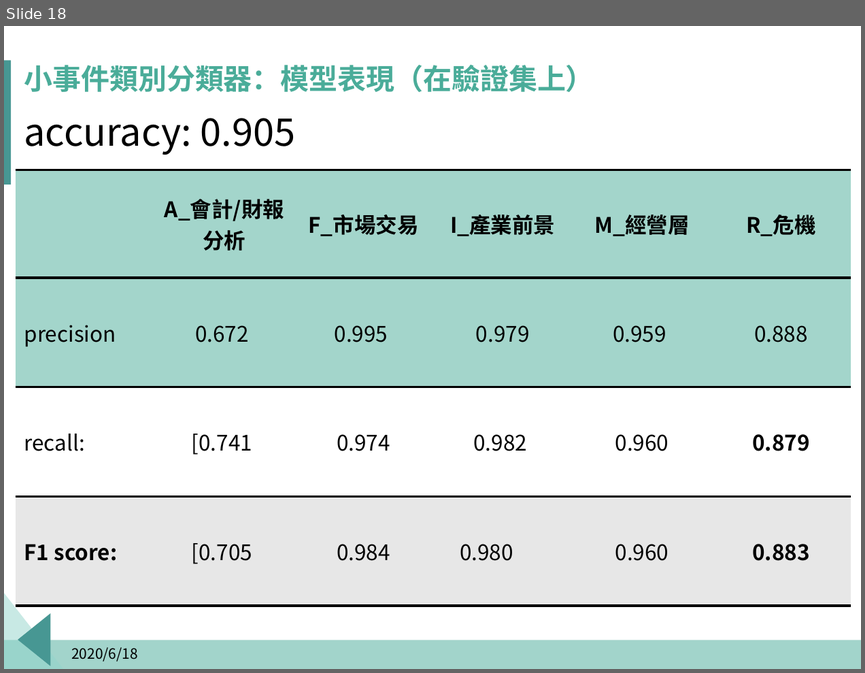
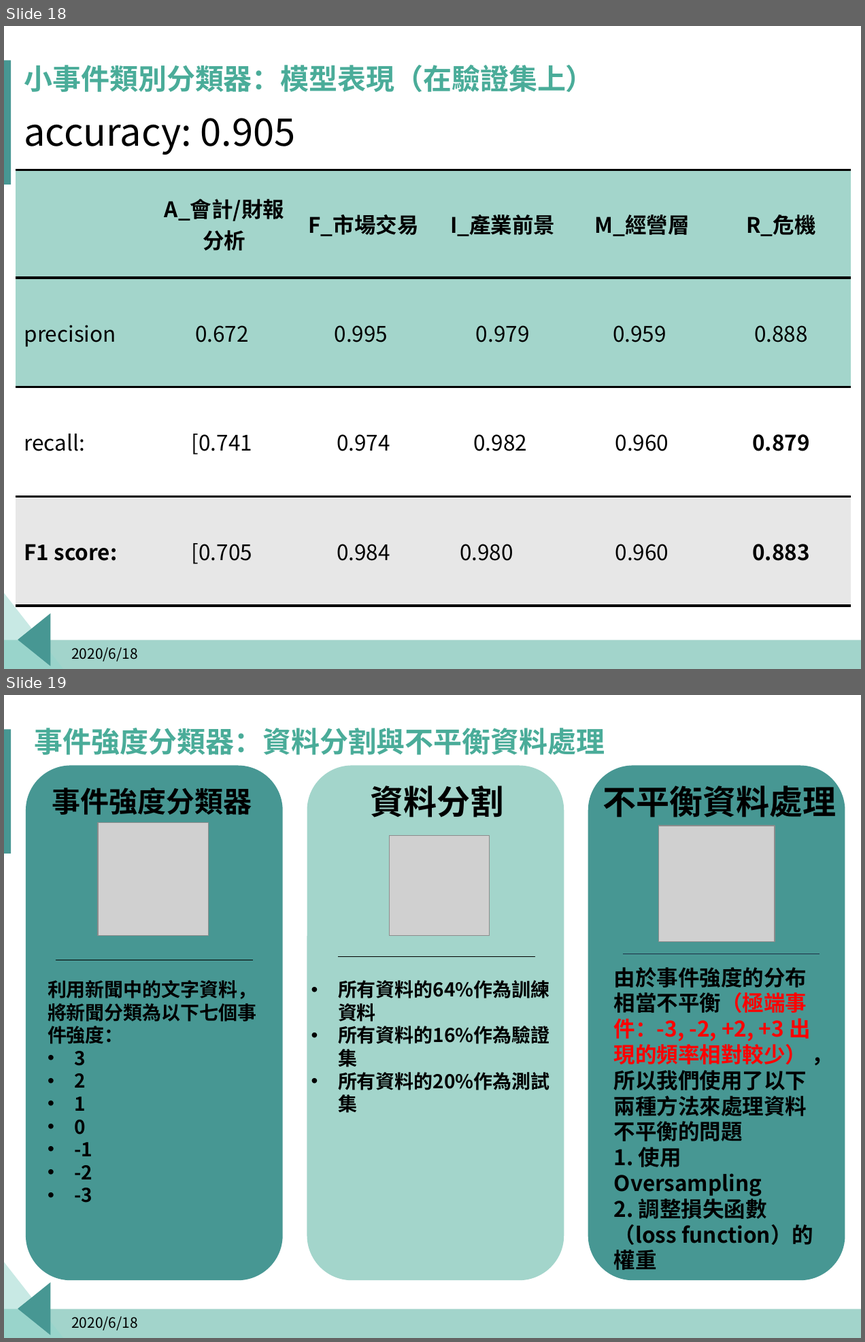
Before and after one commit to p314008dsa/Text-mining, a slide deck: Fintech.pptx. Shown one above the other, each under a label of ours: slide 18 before the commit, slides 18 and 19 after it. The pictures are 865x673 and 865x1342 pixels, drawn with LibreOffice and Linux fonts; fonts in the diff are those of the drawing; grey boxes stand for pictures; background and template pictures are left out. Boxes give left, top, right and bottom in pixels: in the first picture for what was removed or moved away, otherwise in the second. Text is boxed around its words. In the diff, an @@ line names an element or a change of style, - is before the commit and + after.

```diff
--- a/Fintech.pptx
+++ b/Fintech.pptx
@@ slide 19 added at (x1=4, y1=695, x2=861, y2=1338), background #FFFFFF; not listed: 4 template elements that a slide beside it also shows @@
@@ title added at (x1=35, y1=728, x2=605, y2=755), 24 pt, text #4AAC99, bold @@
+事件強度分類器：資料分割與不平衡資料處理
@@ rounded rectangle added at (x1=26, y1=765, x2=283, y2=1280), fill #479793 @@
@@ rounded rectangle added at (x1=307, y1=765, x2=564, y2=1280), fill #A3D5CB @@
@@ rounded rectangle added at (x1=588, y1=765, x2=845, y2=1280), fill #479793 @@
@@ text added at (x1=52, y1=787, x2=252, y2=815), 24 pt, text #000000, bold @@
+事件強度分類器
@@ text added at (x1=371, y1=785, x2=504, y2=817), 28 pt, text #000000, bold @@
+資料分割
@@ text added at (x1=603, y1=780, x2=836, y2=817), 28 pt, text #000000, bold @@
+不平衡資料處理
@@ picture added at (x1=99, y1=823, x2=209, y2=936) @@
@@ picture added at (x1=390, y1=836, x2=490, y2=936) @@
@@ picture added at (x1=659, y1=826, x2=774, y2=941) @@
@@ line added from (56, 960) to (252, 960), #000000 0.5 pt @@
@@ line added from (337, 956) to (534, 956), #000000 0.5 pt @@
@@ line added from (623, 954) to (820, 954), #1E3148 0.5 pt @@
@@ text added at (x1=48, y1=980, x2=256, y2=1202), 16 pt, text #000000, bold @@
+利用新聞中的文字資料，將新聞分類為以下七個事件強度：
+• 3
+• 2
+• 1
+• 0
+• -1
+• -2
+• -3
@@ text added at (x1=338, y1=980, x2=549, y2=1113), 16 pt, text #000000, bold @@
+• 所有資料的64%作為訓練資料
+• 所有資料的16%作為驗證集
+• 所有資料的20%作為測試集
@@ text added at (x1=614, y1=967, x2=813, y2=1270), 18 pt, text #000000, bold @@
+由於事件強度的分布相當不平衡（極端事件：-3, -2, +2, +3 出現的頻率相對較少） ，所以我們使用了以下兩種方法來處理資料不平衡的問題
+1. 使用Oversampling
+2. 調整損失函數（loss function）的權重
@@ text added at (x1=71, y1=1316, x2=138, y2=1330), 12 pt, text #000000 @@
+2020/6/18
```
Also in this commit, not shown: 2 other slides added.
